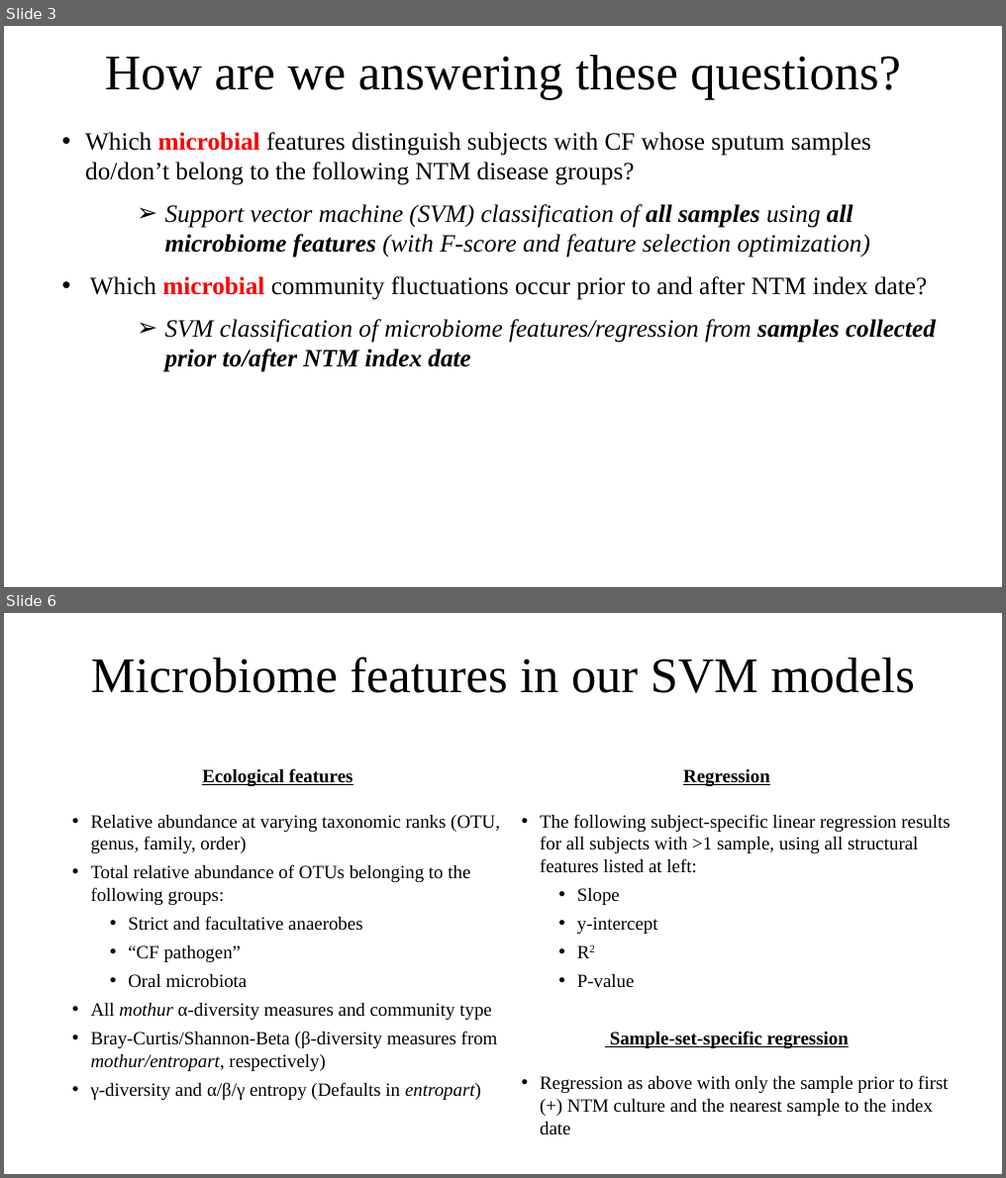
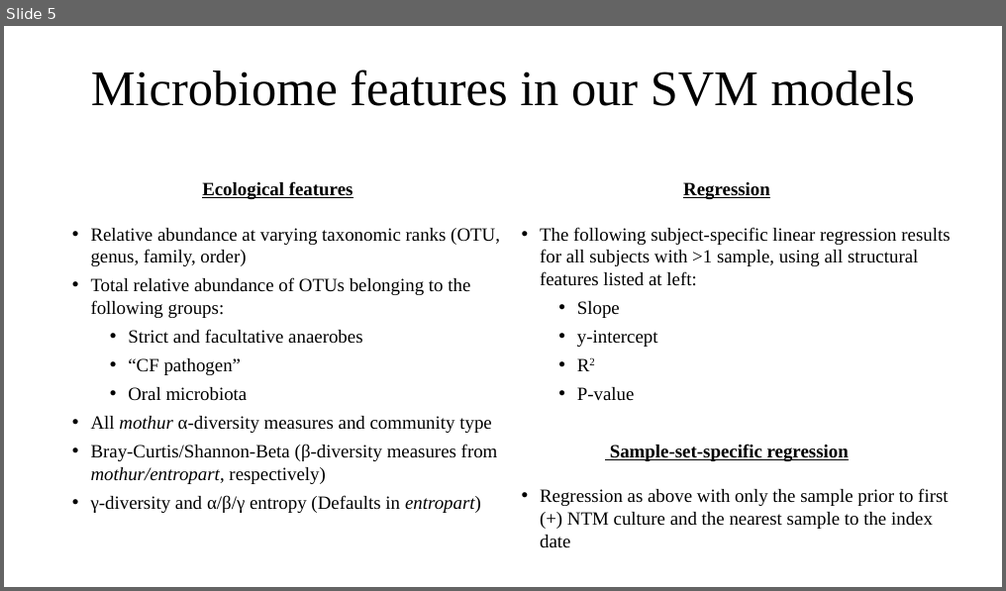
Before and after one commit to um-cf-microbiome/ml4cf, a slide deck: figures/src_files/NTM_Update_3_12_18.pptx. Shown one above the other, each under a label of ours: slides 3 and 6 before the commit, slide 5 after it; the slides between them are not shown. The pictures are 1006x1178 and 1006x591 pixels, drawn with LibreOffice and Linux fonts; fonts in the diff are those of the drawing. Boxes give left, top, right and bottom in pixels: in the first picture for what was removed or moved away, otherwise in the second. Text is boxed around its words. In the diff, an @@ line names an element or a change of style, - is before the commit and + after.

```diff
--- a/figures/src_files/NTM_Update_3_12_18.pptx
+++ b/figures/src_files/NTM_Update_3_12_18.pptx
@@ slide 3 removed at (4, 26, 1002, 587), background #FFFFFF @@
@@ title removed at (105, 55, 901, 100) @@
-How are we answering these questions?
@@ text removed at (85, 132, 936, 372) @@
-• Which microbial features distinguish subjects with CF whose sputum samples do/don’t belong to the following NTM disease groups?
-    ➢ Support vector machine (SVM) classification of all samples using all microbiome features (with F-score and feature selection optimization)
-    • Which microbial community fluctuations occur prior to and after NTM index date?
-        ➢ SVM classification of microbiome features/regression from samples collected prior to/after NTM index date
@@ what was slide 6 is now slide 5 @@
```
Also in this commit, not shown: 6 slides changed, 15 other files.
